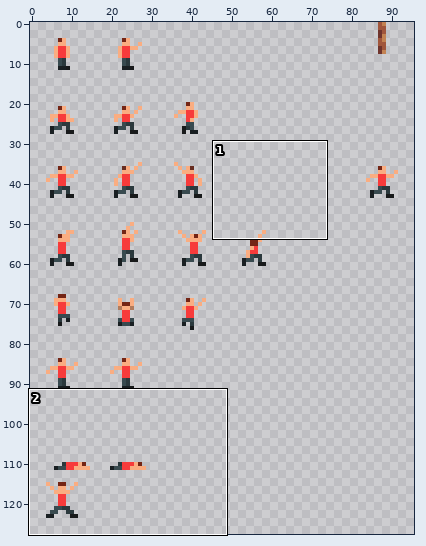
Pixel-art file, stored at data/images/sPlayer_sheet.aseprite. Above, an overview of the earlier version with the close-up marked.
Close-up. Before the edit:
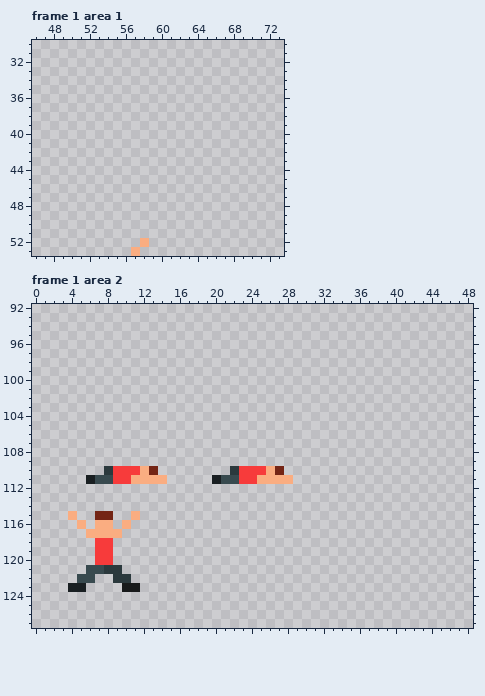
128x128 pixels, 7 frames. Shown: frame 1 area 1: x 46..73, y 30..53; frame 1 area 2: x 0..48, y 92..127. The wide view leaves out empty margins.
The same view after the edit:
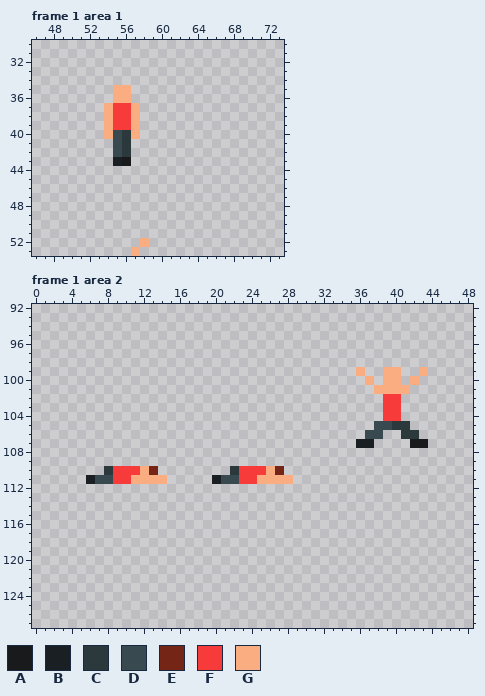
Palette (. is transparent): A #181a1b  B #191f22  C #2b393d  D #384a4f  E #742515  F #f73b3b  G #faad81
Diff:
Frame 1 area 1:
The author put colour A in row 43 at x 56.
The author put colour B in row 43 at x 55.
The author put colour C in rows 40 to 42 at x 56.
The author put colour D in rows 40 to 42 at x 55.
The author put colour F in rows 37 to 39 at x 55 to 56.
The author put colour G in rows 35 to 36 at x 55 to 56; in rows 37 to 40 at x 54 and 57.
Frame 1 area 2:
The author put colour A in row 107 at x 42 to 43.
The author put colour B in row 107 at x 36 to 37.
The author put colour C in row 105 at x 40 to 41; in row 106 at x 41 to 42.
The author put colour D in row 105 at x 38 to 39; in row 106 at x 37 to 38.
The author put colour F in rows 102 to 104 at x 39 to 40.
The author put colour G in row 99 at x 36, 39 to 40 and 43; in row 100 at x 37, 39 to 40 and 42; in row 101 at x 38 to 41.
The author cleared colour A in row 123 at x 10 to 11.
The author cleared colour B in row 123 at x 4 to 5.
The author cleared colour C in row 121 at x 8 to 9; in row 122 at x 9 to 10.
The author cleared colour D in row 121 at x 6 to 7; in row 122 at x 5 to 6.
The author cleared colour E in row 115 at x 7 to 8.
The author cleared colour F in rows 118 to 120 at x 7 to 8.
The author cleared colour G in row 115 at x 4 and 11; in row 116 at x 5, 7 to 8 and 10; in row 117 at x 6 to 9.
